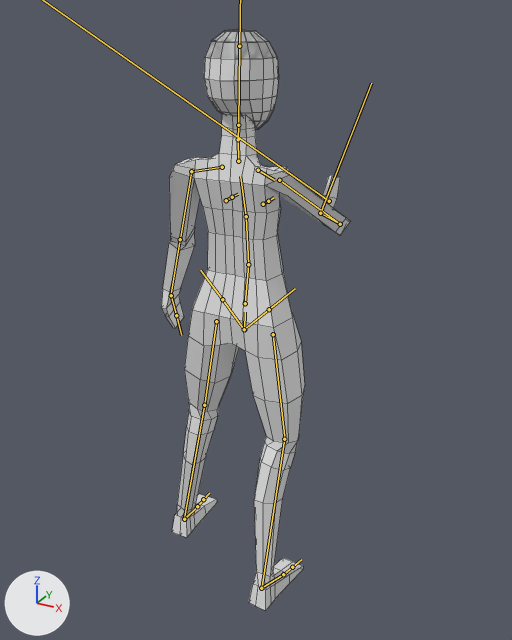
A saved change to the FBX model Assets/Art/MeleeFighter/ManeuinVer/exported-manequin-rigify.fbx.
The view is the same before and after, from a 50 mm camera at (1.064, -1.746, 1.791) aimed at (0.073, 0.056, 0.89). Lighting does not change. The marker at lower left points along +X, +Y and +Z. Both versions are drawn at frame 19 of the action 'GameRig|G.Idle'; the numbers are the values there. The bones that bend it are drawn over the model as lines. Mesh edges are drawn as thin lines.

The first picture shows 'Manequin'.
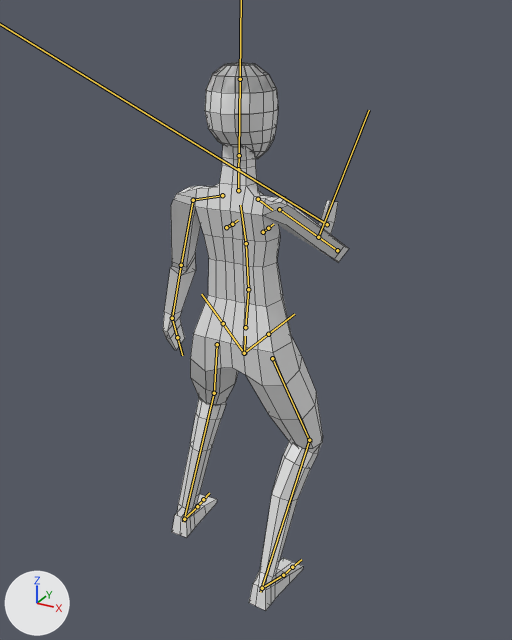
The change in detail:
Bone 'DEF-spine' (bone_def_spine) moves from (0.093, -0.028, 0.083) to (0.092, -0.106, 0.076).
Bone 'DEF-shoulder.R' (bone_def_shoulder_r) turns from (0, 1, 7) to (1, 1, 10) degrees about its own x, y and z.
Bone 'DEF-upper_arm.R' (bone_def_upper_arm_r) moves from (0.001, 0.001, 0.005) to (0.001, 0.001, 0.01).
Bone 'DEF-upper_arm.R' (bone_def_upper_arm_r) turns from (46, -35, -42) to (50, -36, -44) degrees about its own x, y and z.
Bone 'DEF-thigh.L' (bone_def_thigh_l) turns from (-12, -1, -11) to (-31, -5, -19) degrees about its own x, y and z.
Bone 'DEF-shin.L' (bone_def_shin_l) moves from (0.0, -0.003, 0.0) to (0.0, -0.012, 0.001).
Bone 'DEF-shin.L' (bone_def_shin_l) turns from (3, -22, 3) to (38, -21, 2) degrees about its own x, y and z.
Bone 'DEF-foot.L' (bone_def_foot_l) moves from (0.0, 0.0, -0.003) to (-0.001, -0.001, -0.012).
Bone 'DEF-foot.L' (bone_def_foot_l) turns from (13, -3, 22) to (0, -1, 24) degrees about its own x, y and z.
Bone 'DEF-thigh.R' (bone_def_thigh_r) turns from (-6, 0, 2) to (-21, 2, 10) degrees about its own x, y and z.
Bone 'DEF-shin.R' (bone_def_shin_r) moves from (0.0, -0.006, 0.001) to (0.0, -0.012, 0.001).
Bone 'DEF-shin.R' (bone_def_shin_r) turns from (11, 26, -3) to (42, 27, -3) degrees about its own x, y and z.
Bone 'DEF-foot.R' (bone_def_foot_r) moves from (0.001, -0.001, -0.006) to (0.001, -0.001, -0.013).
Bone 'DEF-foot.R' (bone_def_foot_r) turns from (-2, -7, -26) to (-14, -10, -26) degrees about its own x, y and z.

Changed parts and their boxes [x1, y1, x2, y2] in the pictures (512 x 640 px):
'Manequin', posed
    before: [161, 29, 350, 611]
    after: [163, 62, 349, 611]
bone 'DEF-spine', root to tip
    before: (244, 329) to (245, 312)
    after: (244, 353) to (245, 336)
bone 'DEF-shoulder.R', root to tip
    before: (258, 170) to (274, 180)
    after: (258, 199) to (272, 210)
bone 'DEF-upper_arm.R', root to tip
    before: (279, 180) to (340, 224)
    after: (279, 209) to (339, 251)
bone 'DEF-thigh.L', root to tip
    before: (216, 321) to (204, 405)
    after: (217, 344) to (214, 394)
bone 'DEF-shin.L', root to tip
    before: (204, 405) to (184, 519)
    after: (214, 393) to (183, 522)
bone 'DEF-thigh.R', root to tip
    before: (273, 334) to (285, 440)
    after: (272, 358) to (310, 442)
bone 'DEF-shin.R', root to tip
    before: (284, 439) to (261, 589)
    after: (309, 440) to (260, 592)
bone 'DEF-foot.R', root to tip
    before: (261, 588) to (283, 574)
    after: (262, 588) to (283, 575)
